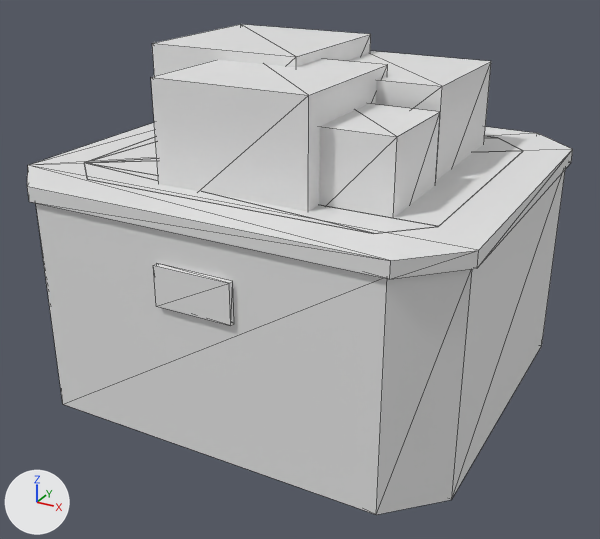
Before and after pictures for a commit that changed the OBJ model Models/vge_spacer_box_component.obj.
Before and after are seen from a 50 mm lens placed at (0.796, -1.486, 0.962), pointed at (0.006, -0.05, 0.244). Every picture has the same lights, and +X, +Y and +Z are marked at lower left. The older version comes first. Mesh edges are drawn as thin lines. Materials are left out; every surface is plain grey. Where no turn or scale is listed for an object, it has been applied to the vertices.

The older version as bpy lines, for what is in view:
```python
ob_vge_spacer_box_component_0 = bpy.data.objects.new('vge_spacer_box_component_0', me_vge_spacer_box_component_0)
ob_vge_spacer_box_component_0.location = (0.0, 0.0, 0.0)
ob_vge_spacer_box_component_4 = bpy.data.objects.new('vge_spacer_box_component_4', me_vge_spacer_box_component_4)
ob_vge_spacer_box_component_4.location = (0.0, 0.0, 0.0)
ob_vge_spacer_box_component_5 = bpy.data.objects.new('vge_spacer_box_component_5', me_vge_spacer_box_component_5)
ob_vge_spacer_box_component_5.location = (0.0, 0.0, 0.0)
ob_vge_spacer_box_component_6 = bpy.data.objects.new('vge_spacer_box_component_6', me_vge_spacer_box_component_6)
ob_vge_spacer_box_component_6.location = (0.0, 0.0, 0.0)
ob_vge_spacer_box_component_7 = bpy.data.objects.new('vge_spacer_box_component_7', me_vge_spacer_box_component_7)
ob_vge_spacer_box_component_7.location = (0.0, 0.0, 0.0)
# also in view: 'vge_spacer_box_component_3' at (0.0, -0.425, 0.34); 'vge_spacer_box_component_2' at (0.0, 0.0, 0.48); 'vge_spacer_box_component_1' at (0.0, 0.0, 0.465)
```
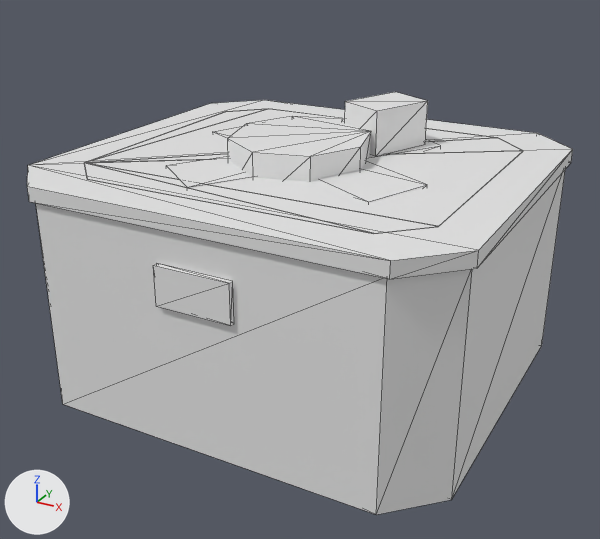
The change in detail:
me_vge_spacer_box_component_4 is used by ob_vge_spacer_box_component_4; location (0.0, 0.0, 0.0).
me_vge_spacer_box_component_4 had 8 vertices, 12 faces and spanned x -0.32..0.02, y -0.09..0.25, z 0.4..0.7.
me_vge_spacer_box_component_4 now has 16 vertices, 24 faces and spans x -0.288..0.288, y -0.297..0.297, z 0.42..0.483.
me_vge_spacer_box_component_4 part 1: the whole mesh is rebuilt.
me_vge_spacer_box_component_5 is used by ob_vge_spacer_box_component_5; location (0.0, 0.0, 0.0).
me_vge_spacer_box_component_5 had 8 vertices, 12 faces and spanned x -0.01..0.29, y -0.03..0.27, z 0.4..0.66.
me_vge_spacer_box_component_5 now has 16 vertices, 28 faces and spans x -0.157..0.139, y -0.18..0.143, z 0.42..0.53.
me_vge_spacer_box_component_5 part 2: the whole mesh is rebuilt.
me_vge_spacer_box_component_6 is used by ob_vge_spacer_box_component_6; location (0.0, 0.0, 0.0).
me_vge_spacer_box_component_6 had 8 vertices, 12 faces and spanned x -0.16..0.16, y -0.3..0.02, z 0.4..0.68.
me_vge_spacer_box_component_6 now has 8 vertices, 12 faces and spans x 0.026..0.18, y 0.062..0.253, z 0.483..0.578.
me_vge_spacer_box_component_6 part 3: the whole mesh is rebuilt.
Object 'vge_spacer_box_component_7' (ob_vge_spacer_box_component_7) is deleted.

Pixel boxes (x1, y1, x2, y2) of what changed, in the pictures (600 x 539 px):
'vge_spacer_box_component_6', reshaped
    before: (151, 59, 388, 211)
    after: (345, 92, 428, 156)
'vge_spacer_box_component_5', reshaped
    before: (347, 51, 491, 180)
    after: (228, 116, 371, 182)
'vge_spacer_box_component_7', deleted
    before: (319, 104, 440, 218)
'vge_spacer_box_component_4', reshaped
    before: (152, 24, 371, 76)
    after: (166, 126, 441, 203)
